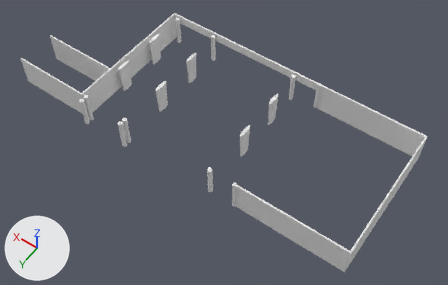
One commit to the Blender file Modelos/SotanoA.blend: the scene before it, then after it.
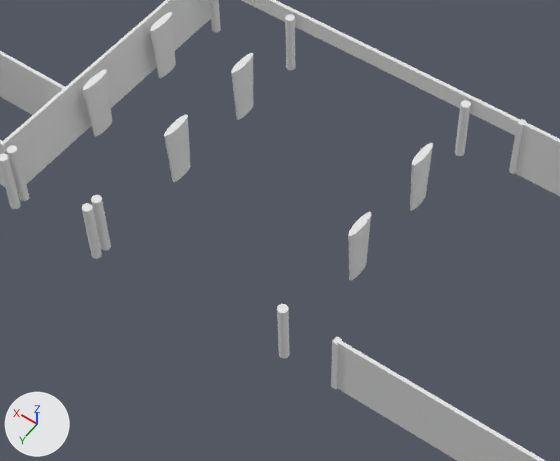
There are two pictures of each version: one whole from a 50 mm camera at (-16.5, 48.0, 57.9) aimed at (10.0, 10.9, -0.4), one close up on the part from 18% to 75% of the width and 10% to 84% of the height. Every picture has the same lights, and +X, +Y and +Z are marked at lower left. The first two pictures are the older version.

Objects in the first close-up: 'Columna', 'Columna.001', 'Cubo', 'Círculo'.
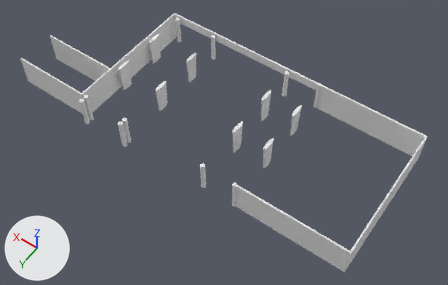
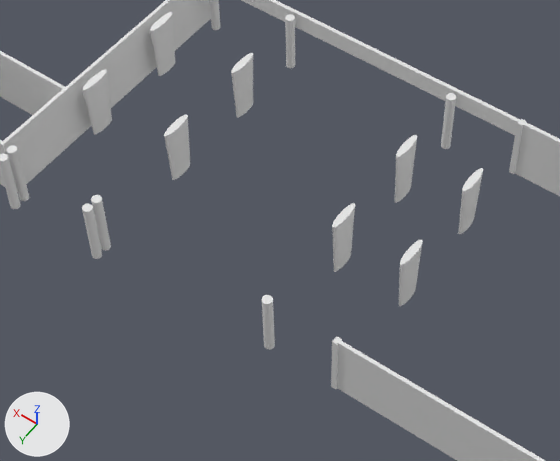
Location of each change, (x1, y1, x2, y2) in pixels of the close-ups (560 x 461 px; the box of a moved part takes in the faces that stretch with it):
'Columna.001', reshaped (19% wider, 11% taller): before (164, 53, 433, 280); after (164, 53, 483, 306)
'Círculo', reshaped: before (0, 0, 471, 358); after (0, 0, 456, 350)
part 1 of me_círculo_002, added: after (458, 168, 483, 234)
part 2 of me_círculo_002, added: after (399, 240, 423, 306)
part 3 of me_círculo_002, moved or reshaped: before (410, 143, 433, 211); after (395, 135, 417, 203)
part 4 of me_círculo_002, moved or reshaped: before (348, 212, 371, 280); after (332, 203, 355, 272)
part 5 of me_círculo_001, moved or reshaped: before (455, 100, 471, 156); after (285, 14, 296, 68)
part 6 of me_círculo_001, moved or reshaped: before (277, 304, 290, 358); after (7, 145, 29, 201)
part 7 of me_círculo_001, moved or reshaped: before (7, 145, 29, 201); after (441, 93, 456, 149)
part 8 of me_círculo_001, moved or reshaped: before (0, 154, 21, 209); after (262, 295, 275, 350)

The change, as a diff of the scene's bpy script:
```diff
--- a/Modelos/SotanoA.blend.py
+++ b/Modelos/SotanoA.blend.py
@@ me_círculo_002 @@
 # used by ob_columna_001; location = (-0.01, 3.25, 0.01)
-me_círculo_002.from_pydata(...)  # 256 vertices, 136 faces; spans x 6.78..19.24, y 0.84..8.79, z 0.0..3.98
+me_círculo_002.from_pydata(...)  # 384 vertices, 204 faces; spans x 3.65..19.24, y 0.84..8.79, z 0.0..3.98
+# me_círculo_002 part 1: a new loose piece, a 32-sided cut cone along z (radius 0.19 by 0.77 at the low end, 0.24 by 0.97 at the high end) spanning x 3.65..4.13, y 0.84..2.78, z 0.18..3.98
+# me_círculo_002 part 2: a new loose piece, a 32-sided cut cone along z (radius 0.19 by 0.77 at the low end, 0.24 by 0.97 at the high end) spanning x 3.65..4.13, y 6.75..8.69, z 0.18..3.98
+# me_círculo_002 part 3: 64 vertices moved from x 6.78..7.25, y 0.84..2.78, z 0.0..3.98 to x 7.78..8.26, y 0.84..2.78, z 0.0..3.98
+# me_círculo_002 part 4: 64 vertices moved from x 6.78..7.25, y 6.75..8.69, z 0.0..3.98 to x 7.78..8.26, y 6.75..8.69, z 0.0..3.98
+# other edits to the shape of me_círculo_002 do not show in these pictures
@@ me_círculo_001 @@
 # used by ob_círculo; location = (3.31, 0.62, 1.12)
-me_círculo_001.from_pydata(...)  # 512 vertices, 272 faces; spans x 3.5..22.0, y -0.3..17.9, z -1.1..2.9
+me_círculo_001.from_pydata(...)  # 512 vertices, 272 faces; spans x 4.4..22.0, y -0.3..17.9, z -1.1..2.9
+# me_círculo_001 part 5: the loose piece of 64 vertices spanning x 3.5..4.0, y -0.3..0.3, z -1.1..2.9 is moved by (11.9, 0.0, 0.1)
+# me_círculo_001 part 6: the loose piece of 64 vertices spanning x 3.5..4.0, y 16.6..17.2, z -1.1..2.9 is moved by (17.9, 0.0, 0.0)
+# me_círculo_001 part 7: the loose piece of 64 vertices spanning x 21.4..22.0, y 16.6..17.2, z -1.1..2.9 is moved by (-17.0, -16.9, 0.0)
+# me_círculo_001 part 8: the loose piece of 64 vertices spanning x 21.4..22.0, y 17.3..17.9, z -1.1..2.9 is moved by (-17.0, -0.7, 0.0)
+# other edits to the shape of me_círculo_001 do not show in these pictures
```
